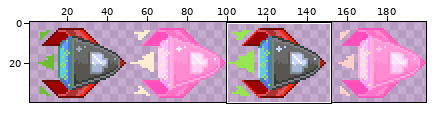
Sprite sheet, stored at media/shipFlash.png. Above: a wide view before the commit, with the close-up outlined.
Close-up. As it was:
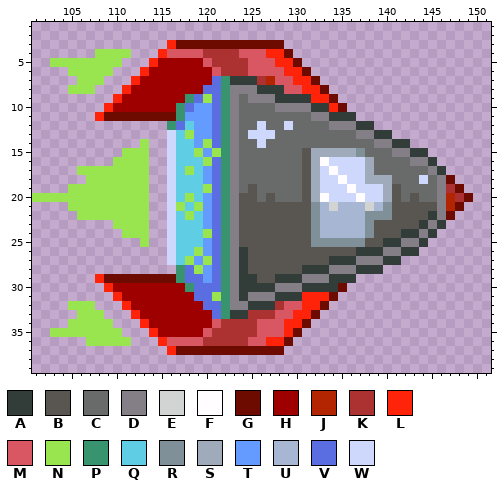
The file is 200x40 pixels. Colours within 5 levels of each other are drawn and written as one. Shown: x 101..151, y 1..39. The wide view leaves out empty margins. The commit also changed other parts of the picture, which this record leaves out.
Palette (. is transparent): A #323c39  B #595652  C #696a6a  D #847e87  E #d2d4d4  F #fffdff  G #6e0b00  H #9e0000  J #b32400  K #ac3232  L #ff230a  M #d95763  N #99e550  P #37946e  Q #5fcde4  R #809098  S #9fabbb  T #639bff  U #a7b6d2  V #5b6ee1  W #cdd8fc
After:
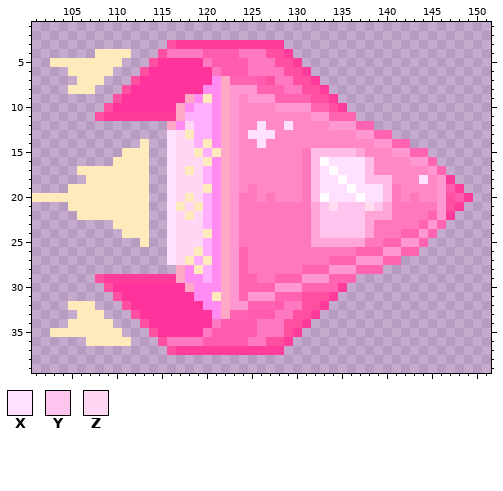
Colours new in this view: X #ffe0fe  Y #ffc5ee  Z #ffd7f5
Edits made:
Colour A changes from #323c39 to #ff63b2.
Colour B changes from #595652 to #ff78bc.
Colour C changes from #696a6a to #ff88c5.
Colour D changes from #847e87 to #ff98d0.
Colour E changes from #d2d4d4 to #ffddee.
Colour G changes from #6e0b00 to #ff3c9c.
Colour H changes from #9e0000 to #ff339c.
Colour K changes from #ac3232 to #ff5baf.
Colour L changes from #ff230a to #ff4fa0.
Colour M changes from #d95763 to #ff79c2.
Colour N changes from #99e550 to #ffeabb.
Colour P changes from #37946e to #ffa9c7.
Colour R changes from #809098 to #ffa6d7.
Colour S changes from #9fabbb to #ffbce5.
Colour T changes from #639bff to #ffafff.
Colour V changes from #5b6ee1 to #ff8bf3.
The author changed colour J to colour L in row 7 at x 127; in rows 20 to 21 at x 147.
The author changed colour W to colour X in row 12 at x 126 and 129; in row 13 at x 116 and 125 to 127; in row 14 at x 116 and 126; in row 15 at x 116; in row 16 at x 116 and 134 to 137; in row 17 at x 116, 133 and 135 to 137.
The author changed colour W to colour X in row 18 at x 116, 133 to 134, 136 to 137 and 144; in row 19 at x 116, 133 to 135 and 137 to 139; in row 20 at x 116, 134 to 136 and 138 to 139; in rows 21 to 27 at x 116.
The author changed colour U to colour Y in row 21 at x 133, 135 to 137 and 139; in rows 22 to 24 at x 133 to 137.
The author changed colour Q to colour Z in row 12 at x 118; in row 13 at x 117; in rows 14 to 15 at x 117 to 118; in row 16 at x 117 to 119; in row 17 at x 117 and 119; in rows 18 to 19 at x 117 to 119.
The author changed colour Q to colour Z in row 20 at x 117 and 119; in row 21 at x 118; in row 22 at x 117 and 119; in rows 23 to 25 at x 117 to 119; in row 26 at x 117 to 118; in row 27 at x 117.
Changed places in both close-ups, as pixel boxes (x1, y1, x2, y2):
changed: (32, 40, 473, 355)
